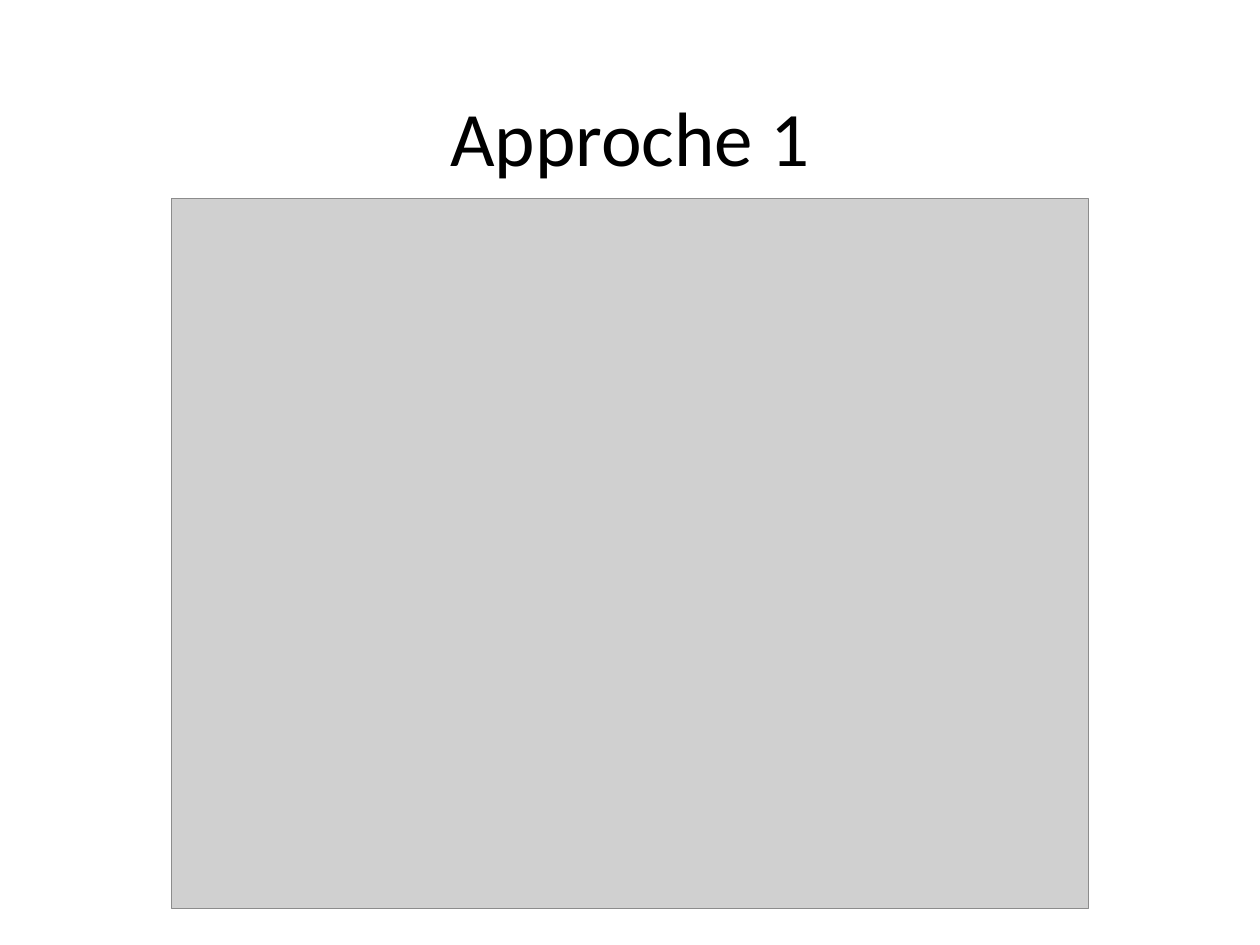
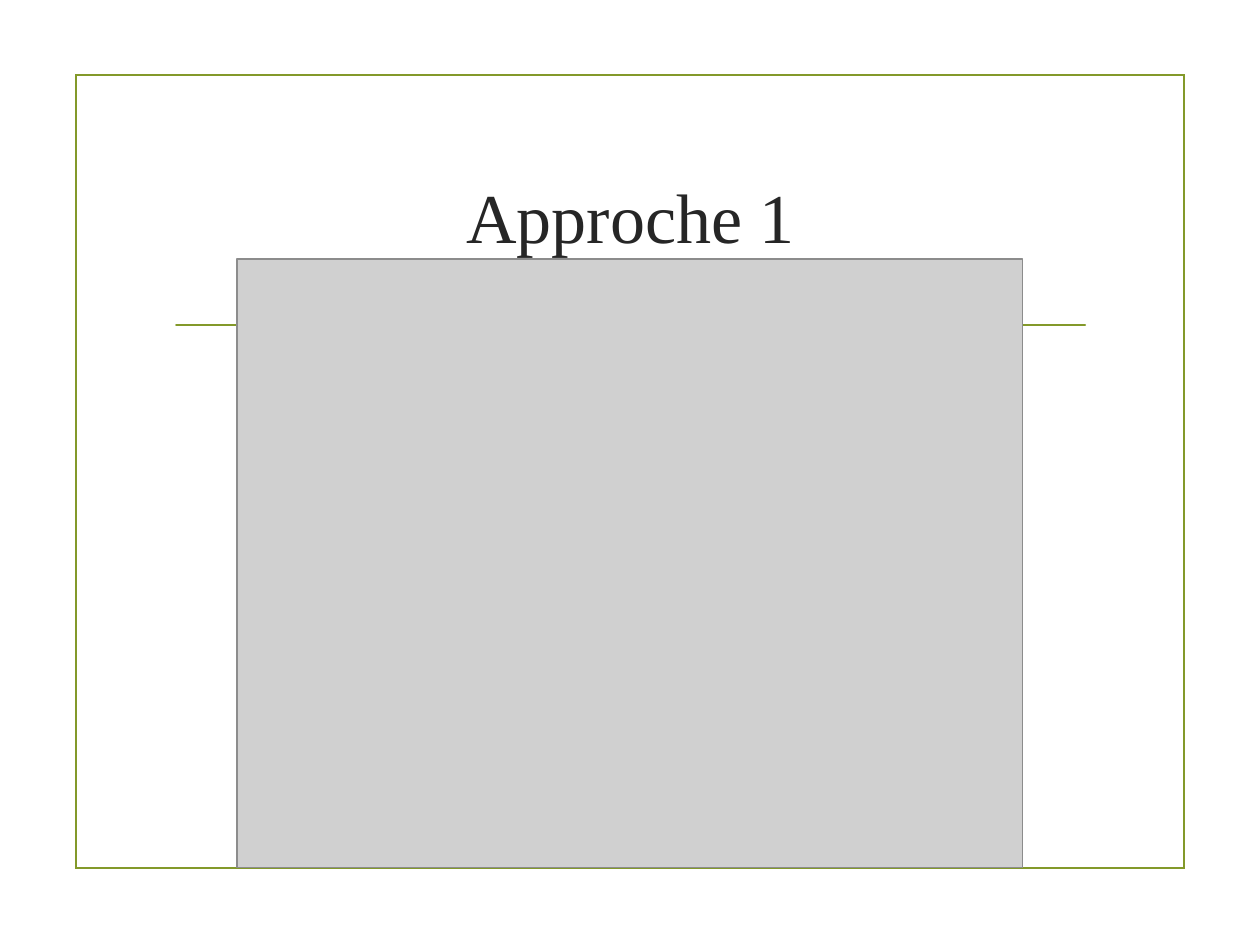
Before and after one commit to staufga0/DM_Project, a slide deck: slide 11 of Data Mining Presentation.pptm. Drawn at 1260x945 pixels with LibreOffice and Linux fonts; fonts in the diff are those of the drawing; grey boxes stand for pictures; background and template pictures are left out. Boxes give left, top, right and bottom in pixels: in the first picture for what was removed or moved away, otherwise in the second. Text is boxed around its words. In the diff, an @@ line names an element or a change of style, - is before the commit and + after.

```diff
--- a/Data Mining Presentation.pptm
+++ b/Data Mining Presentation.pptm
@@ rectangle added at [77, 74, 1184, 868], outline #83992A 1.25 pt @@
@@ title "Approche 1": place and size @@
-title "Approche 1" at [450, 112, 809, 179]
+title "Approche 1" at [466, 194, 795, 257]
@@ title "Approche 1" at [466, 194, 795, 257]: size 44 to 40 pt, font Calibri to Times New Roman, text colour #000000 to #262626; line spacing 0.9 to 1 @@
@@ picture: place and size @@
-picture at [171, 199, 1087, 908]
+picture at [237, 260, 1023, 868]
@@ line added from (176, 325) to (1085, 325), #83992A 1.25 pt @@
```
Also in this commit, not shown: 27 other slides changed, 6 slides added, 6 slides removed.
